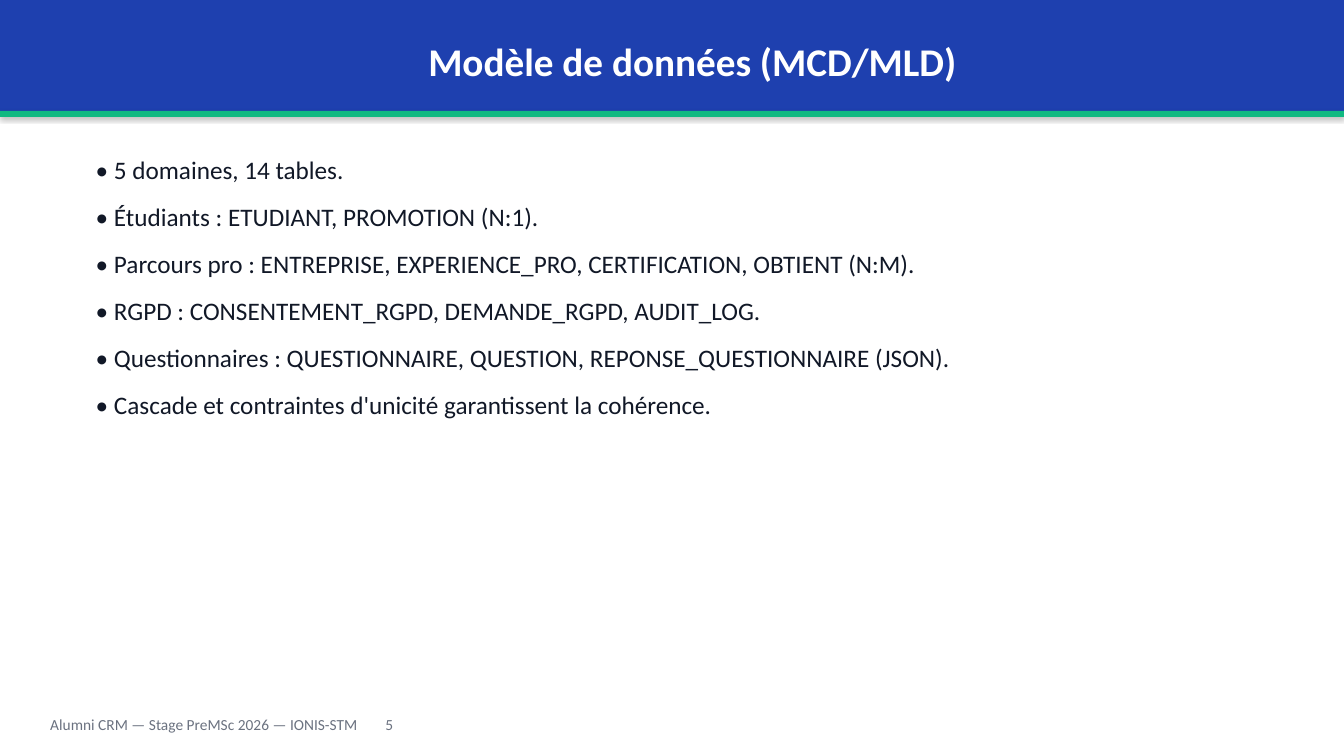
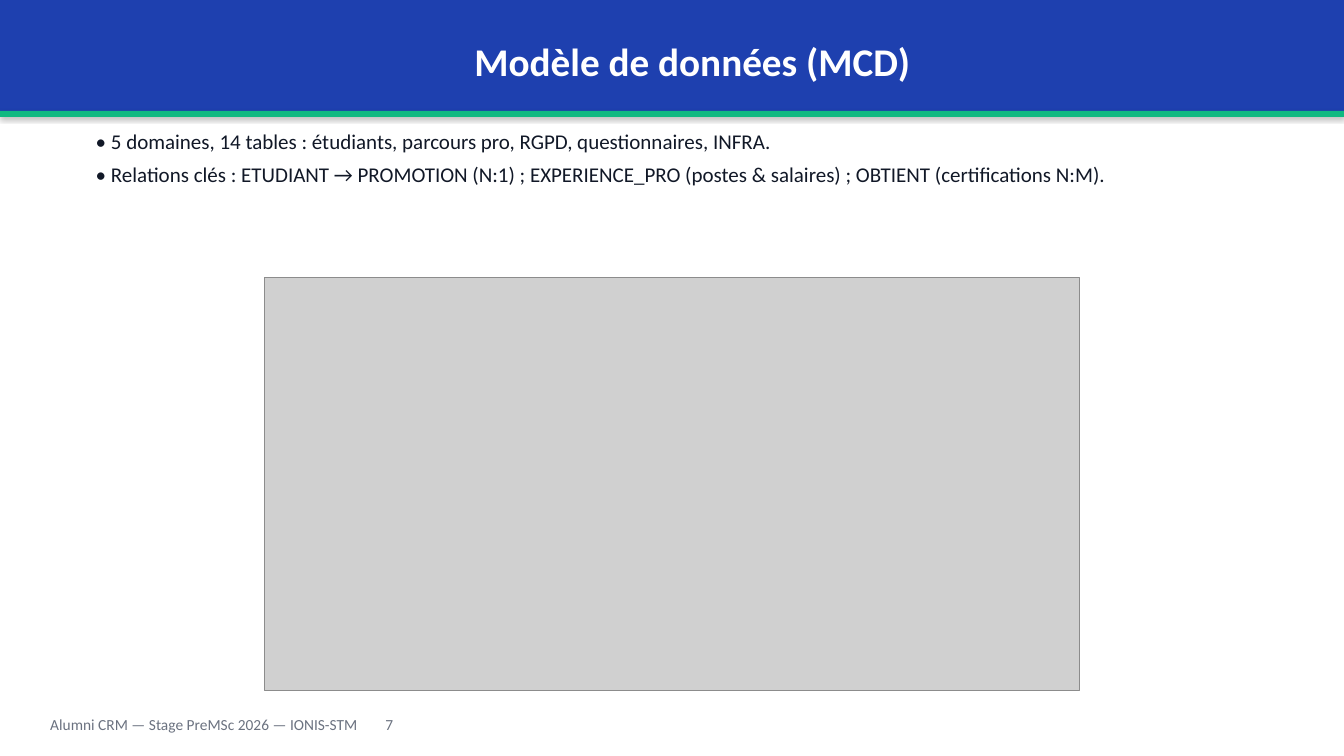
Before and after one commit to Rafikdjm/CRM_IONIS, a slide deck: slide 7 of Rapport/Soutenance - Alumni CRM - PreMSc 2026.pptx (slide 5 before the commit). Drawn at 1344x756 pixels with LibreOffice and Linux fonts; fonts in the diff are those of the drawing; grey boxes stand for pictures. Boxes give left, top, right and bottom in pixels: in the first picture for what was removed or moved away, otherwise in the second. Text is boxed around its words. In the diff, an @@ line names an element or a change of style, - is before the commit and + after.

```diff
--- a/Rapport/Soutenance - Alumni CRM - PreMSc 2026.pptx
+++ b/Rapport/Soutenance - Alumni CRM - PreMSc 2026.pptx
@@ text in rectangle at (x1=474, y1=47, x2=910, y2=82): text changed @@
-Modèle de données (MCD/MLD)
+Modèle de données (MCD)
@@ text at (x1=111, y1=134, x2=1105, y2=186): text changed; size 18 to 15 pt @@
-• 5 domaines, 14 tables.
-• Étudiants : ETUDIANT, PROMOTION (N:1).
-• Parcours pro : ENTREPRISE, EXPERIENCE_PRO, CERTIFICATION, OBTIENT (N:M).
-• RGPD : CONSENTEMENT_RGPD, DEMANDE_RGPD, AUDIT_LOG.
-• Questionnaires : QUESTIONNAIRE, QUESTION, REPONSE_QUESTIONNAIRE (JSON).
-• Cascade et contraintes d'unicité garantissent la cohérence.
+• 5 domaines, 14 tables : étudiants, parcours pro, RGPD, questionnaires, INFRA.
+• Relations clés : ETUDIANT → PROMOTION (N:1) ; EXPERIENCE_PRO (postes & salaires) ; OBTIENT (certifications N:M).
@@ picture added at (x1=264, y1=277, x2=1080, y2=691) @@
@@ text at (x1=50, y1=719, x2=393, y2=733): text changed @@
-Alumni CRM — Stage PreMSc 2026 — IONIS-STM 5
+Alumni CRM — Stage PreMSc 2026 — IONIS-STM 7
```
Also in this commit, not shown: 7 other slides changed, 3 slides added, 1 slide removed, 1 other file.
